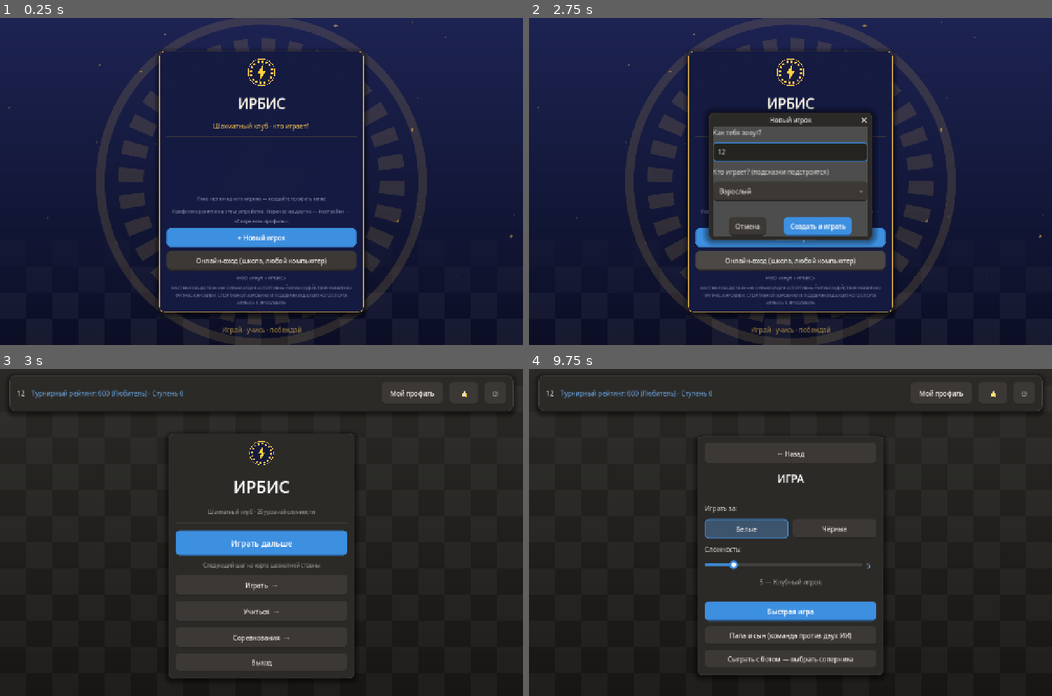
Above: before the commit, frames 1-4 (two rows, left to right).
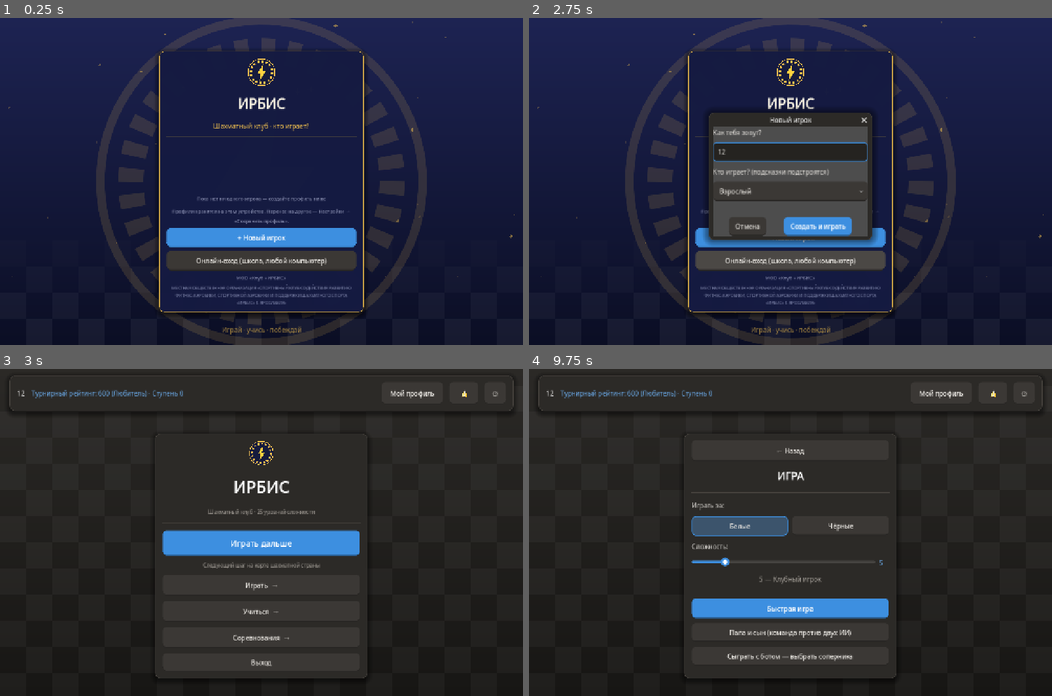
Above: after the commit, the same moments.

Repository: gish4ik1985-crypto/chess-off
Game: Godot game, scene res://scenes/Login.tscn
Same seed, same stepped clock (60 frames per second), same inputs: the game is played once before the commit and once after it.
Inputs (mouse positions are in pixels of both pictures, inside the frame that each line leads up to):
- Up to frame 1 (0.25 s): no input
- Up to frame 2 (2.75 s): click "+ Новый игрок" at 0.5 s; click (790, 152) at 1.27 s; type "12" at 1.35 s; click "Онлайн-вход (школа, любой ком…" at 2 s
- Up to frame 3 (3 s): click "Создать и играть" at 2.75 s
- Up to frame 4 (9.75 s): click "Играть дальше" at 3.5 s; click "← Назад" at 4.25 s; click "Играть дальше" at 5 s; click "▶" at 5.75 s; click "◀" at 6.5 s; click "▶" at 7.25 s; click "◀" at 8 s; click "← Назад" at 8.75 s; click "Играть →" at 9.5 s

Frames 1-2 are identical in both runs. In frame 3, 1.2% of the frame differs, in the area x 29-71%, y 20-95%; in frame 4, 4.6%.

Commit message:
ФИО при регистрации и в меню, панели меню одного размера, «Назад» справа сверху везде
Co-Authored-By: Claude Sonnet 5.5 <noreply@anthropic.com>

Diff:
--- a/scripts/Cloud.gd
+++ b/scripts/Cloud.gd
@@ -350,6 +350,7 @@
 		"cups": Profile.tournaments_won,
 		"age": Profile.age_group,
 		"avatar": Profile.avatar,
+		"name": Profile.full_name if Profile.public_details else "",
 		"hidden": not Profile.public_visible,
 		"city": Profile.city if Profile.public_details else "",
 		"about": Profile.about if Profile.public_details else "",
@@ -369,7 +370,7 @@
 	if not res.ok:
 		# правила базы ещё старые (без новых полей анкеты) — отправляем короткую карточку
 		var basic := public_card()
-		for k in ["avatar", "hidden", "city", "about", "rank", "key"]:
+		for k in ["avatar", "hidden", "city", "about", "rank", "key", "name"]:
 			basic.erase(k)
 		res = await set_doc("players/" + uid, basic)
 	if res.ok:
--- a/scripts/Global.gd
+++ b/scripts/Global.gd
@@ -131,14 +131,19 @@
 			menu_panel = String(t.panel)
 	get_tree().change_scene_to_file(scene)
 
-# Кнопка «← Назад» в левом верхнем углу экрана — всегда на виду, даже если страница длинная и
+# Кнопка «← Назад» в правом верхнем углу экрана — всегда на виду, даже если страница длинная и
 # прокручена. Для экранов, где кнопка раньше лежала внизу списка (Настройки, Школа).
 func add_floating_back(screen: Control, on_press: Callable) -> Button:
 	var b := Button.new()
 	b.name = "BackButton" # по Esc нажимается так же, как обычная «Назад»
 	b.text = "← Назад"
 	b.custom_minimum_size = Vector2(140, 48)
-	b.position = Vector2(16, 12)
+	b.set_anchors_preset(Control.PRESET_TOP_RIGHT)
+	b.offset_left = -156.0
+	b.offset_right = -16.0
+	b.offset_top = 12.0
+	b.offset_bottom = 60.0
+	b.grow_horizontal = Control.GROW_DIRECTION_BEGIN
 	b.z_index = 60
 	b.pressed.connect(on_press)
 	screen.add_child(b)
--- a/scripts/Login.gd
+++ b/scripts/Login.gd
@@ -342,6 +342,11 @@
 	reg_box.add_theme_constant_override("separation", 8)
 	reg_box.visible = false
 	box.add_child(reg_box)
+	var fio_edit := LineEdit.new()
+	fio_edit.placeholder_text = "ФИО: фамилия, имя, отчество"
+	fio_edit.max_length = 60
+	fio_edit.custom_minimum_size = Vector2(0, 44)
+	reg_box.add_child(fio_edit)
 	var nick_edit := LineEdit.new()
 	nick_edit.placeholder_text = "Ник в школе (2–24 символа, будет виден всем)"
 	nick_edit.max_length = 24
@@ -414,13 +419,16 @@
 			btn_login.visible = false
 			btn_reg.text = "Сохранить ник"
 			busy.call(false)
-			status.text = "Аккаунт найден. Осталось придумать ник — он будет виден всем в школе."
-			nick_edit.grab_focus()
+			status.text = "Аккаунт найден. Осталось указать ФИО и придумать ник — ник будет виден всем в школе."
+			fio_edit.grab_focus()
 			return
 		await _finish_online_login(Cloud.nick, false, "", status)
 
 	var do_register := func():
 		if state.needs_nick:
+			if fio_edit.text.strip_edges().length() < 3:
+				status.text = "Впишите ФИО — так вас будут видеть в игре."
+				return
 			if not Cloud.valid_nick(nick_edit.text):
 				status.text = "Ник — от 2 до 24 символов."
 				return
@@ -431,14 +439,14 @@
 				status.text = String(claim.error)
 				busy.call(false)
 				return
-			await _finish_online_login(Cloud.nick, true, AGE_GROUPS[ages.selected][0], status)
+			await _finish_online_login(Cloud.nick, true, AGE_GROUPS[ages.selected][0], status, fio_edit.text.strip_edges())
 			return
 		if not reg_box.visible:
 			# первое нажатие открывает поля ника; второе — создаёт аккаунт
 			reg_box.visible = true
 			btn_login.visible = false
-			status.text = "Придумайте ник и нажмите «Создать аккаунт» ещё раз."
-			nick_edit.grab_focus()
+			status.text = "Впишите ФИО, придумайте ник и нажмите «Создать аккаунт» ещё раз."
+			fio_edit.grab_focus()
 			return
 		var mail := mail_edit.text.strip_edges()
 		if not Cloud.valid_email(mail):
@@ -446,6 +454,9 @@
 			return
 		if pass_edit.text.length() < 6:
 			status.text = "Пароль — минимум 6 символов."
+			return
+		if fio_edit.text.strip_edges().length() < 3:
+			status.text = "Впишите ФИО — так вас будут видеть в игре."
 			return
 		if not Cloud.valid_nick(nick_edit.text):
 			status.text = "Ник — от 2 до 24 символов."
@@ -457,7 +468,7 @@
 			status.text = String(res.error)
 			busy.call(false)
 			return
-		await _finish_online_login(Cloud.nick, true, AGE_GROUPS[ages.selected][0], status)
+		await _finish_online_login(Cloud.nick, true, AGE_GROUPS[ages.selected][0], status, fio_edit.text.strip_edges())
 
 	btn_login.pressed.connect(func(): do_login.call())
 	btn_reg.pressed.connect(func(): do_register.call())
@@ -484,7 +495,7 @@
 	mail_edit.grab_focus()
 
 # После успешного входа: решаем, чей профиль новее — локальный или облачный — и переходим в меню.
-func _finish_online_login(nm: String, registered: bool, age: String, status: Label) -> void:
+func _finish_online_login(nm: String, registered: bool, age: String, status: Label, full_name: String = "") -> void:
 	var key := Profile.sanitize_key(nm)
 	var existed_local := Profile.user_exists(nm)
 	if not registered:
@@ -499,6 +510,9 @@
 	if not existed_local:
 		Profile.age_group = age
 		Profile.save_profile()
+	if full_name != "":
+		Profile.full_name = full_name
+		Profile.save_profile()
 	status.text = "Сохраняю в облако…"
 	await Cloud.push_profile()
 	get_tree().change_scene_to_file("res://scenes/Menu.tscn")
--- a/scripts/Menu.gd
+++ b/scripts/Menu.gd
@@ -74,6 +74,51 @@
 		"play": _show_panel(play_panel)
 		"train": _show_panel(train_panel)
 		"tourney": _show_panel(tourney_panel)
+	_equalize_panels.call_deferred()
+	_ask_full_name_if_needed.call_deferred()
+
+# Все четыре панели (главная и три раздела) одного размера — при переходах рамка не «прыгает»,
+# а «Назад» в подменю всегда на одном и том же месте.
+func _equalize_panels() -> void:
+	await get_tree().process_frame
+	var panels := [main_panel, play_panel, train_panel, tourney_panel]
+	var need := Vector2.ZERO
+	for p in panels:
+		var m: Vector2 = (p as Control).get_combined_minimum_size()
+		need = Vector2(maxf(need.x, m.x), maxf(need.y, m.y))
+	need.y = minf(need.y, get_viewport_rect().size.y - 140.0)
+	for p in panels:
+		(p as Control).custom_minimum_size = need
+
+# После онлайн-входа без ФИО (старые аккаунты) один раз за сеанс просим его вписать.
+static var _fio_asked := false
+
+func _ask_full_name_if_needed() -> void:
+	if _fio_asked or Profile.full_name.strip_edges() != "" or not (Cloud.enabled and Cloud.signed_in):
+		return
+	_fio_asked = true
+	var dlg := ConfirmationDialog.new()
+	dlg.title = "Как вас зовут?"
+	dlg.dialog_text = "Впишите ФИО — оно будет показано в игре вместо ника."
+	dlg.ok_button_text = "Сохранить"
+	dlg.cancel_button_text = "Позже"
+	var edit := LineEdit.new()
+	edit.placeholder_text = "Фамилия Имя Отчество"
+	edit.max_length = 60
+	dlg.add_child(edit)
+	dlg.register_text_enter(edit)
+	dlg.confirmed.connect(func():
+		var t := edit.text.strip_edges()
+		if t.length() >= 3:
+			Profile.full_name = t
+			Profile.save_profile()
+			_update_profile_bar()
+			Cloud.push_profile())
+	dlg.canceled.connect(dlg.queue_free)
+	dlg.confirmed.connect(dlg.queue_free)
+	add_child(dlg)
+	dlg.popup_centered(Vector2i(460, 150))
+	edit.grab_focus()
 
 # Низкий экран (телефон в альбомной ориентации): верхняя панель ужимается до одной строки,
 # а меню получает освободившееся место, чтобы панели не налезали друг на друга.
@@ -382,7 +427,7 @@
 	_show_panel(main_panel)
 
 func _update_profile_bar() -> void:
-	user_label.text = (Profile.avatar + " " if Profile.avatar != "" else "") + (Profile.call_name if Profile.call_name != "" else Profile.display_name)
+	user_label.text = (Profile.avatar + " " if Profile.avatar != "" else "") + Profile.shown_name()
 	rating_label.text = "Турнирный рейтинг: %d (%s) · Ступень %d" % [round(Profile.tournament_rating), Profile.rating_title(), Profile.clean_step()]
 	rating_label.tooltip_text = "Турнирный рейтинг растёт от турниров. Ступень — сильнейший уровень компьютера, побеждённый без помощи."
 	rating_label.mouse_filter = Control.MOUSE_FILTER_STOP
--- a/scripts/Players.gd
+++ b/scripts/Players.gd
@@ -106,7 +106,9 @@
 	name_box.add_child(nm)
 	var sub := Label.new()
 	sub.text = "%s · партий: %d · кубков: %d" % [d.get("title", ""), int(d.get("games", 0)), int(d.get("cups", 0))]
-	var extra := String(d.get("city", ""))
+	var extra := String(d.get("name", ""))
+	if String(d.get("city", "")) != "":
+		extra += (" · " if extra != "" else "") + String(d.get("city", ""))
 	if String(d.get("about", "")) != "":
 		extra += (" · " if extra != "" else "") + String(d.get("about", ""))
 	if extra != "":
--- a/scripts/Profile.gd
+++ b/scripts/Profile.gd
@@ -57,6 +57,7 @@
 var display_name: String = ""
 var age_group: String = "" # "kid" / "teen" / "adult" / "" — для подбора подсказок и тона обучения
 # Личная информация (вкладка «Обо мне» в профиле)
+var full_name: String = "" # ФИО — показывается в меню и профиле вместо ника
 var avatar: String = ""
 var call_name: String = ""
 var city: String = ""
@@ -269,6 +270,14 @@
 # Switches the active user, saving the previously active one first (unless
 # save_current is false, e.g. on first app launch when nothing is loaded yet).
 # Creates a fresh profile automatically if this user has never played before.
+# Как показывать игрока людям: ФИО, иначе «как обращаться», иначе ник.
+func shown_name() -> String:
+	if full_name.strip_edges() != "":
+		return full_name.strip_edges()
+	if call_name.strip_edges() != "":
+		return call_name.strip_edges()
+	return display_name
+
 func switch_user(name: String, save_current: bool = true) -> void:
 	if save_current and current_user != "":
 		save_profile()
@@ -282,6 +291,7 @@
 
 func _reset_defaults() -> void:
 	age_group = ""
+	full_name = ""
 	avatar = ""
 	call_name = ""
 	city = ""
@@ -1548,6 +1558,7 @@
 	var cfg = ConfigFile.new()
 	cfg.set_value("meta", "display_name", display_name)
 	cfg.set_value("meta", "age_group", age_group)
+	cfg.set_value("about", "full_name", full_name)
 	cfg.set_value("about", "avatar", avatar)
 	cfg.set_value("about", "call_name", call_name)
 	cfg.set_value("about", "city", city)
@@ -1673,6 +1684,7 @@
 		push_warning("Профиль повреждён, восстановлен из .bak: " + path)
 	display_name = cfg.get_value("meta", "display_name", display_name)
 	age_group = cfg.get_value("meta", "age_group", "")
+	full_name = String(cfg.get_value("about", "full_name", ""))
 	avatar = String(cfg.get_value("about", "avatar", ""))
 	call_name = String(cfg.get_value("about", "call_name", ""))
 	city = String(cfg.get_value("about", "city", ""))
--- a/scripts/ProfileForm.gd
+++ b/scripts/ProfileForm.gd
@@ -13,6 +13,7 @@
 var _avatar := ""
 var _avatar_buttons: Dictionary = {}
 var _avatar_big: Label
+var _fio: LineEdit
 var _call: LineEdit
 var _age: OptionButton
 var _city: LineEdit
@@ -73,9 +74,14 @@
 	card_col.size_flags_horizontal = Control.SIZE_EXPAND_FILL
 	card_row.add_child(card_col)
 	var nick := Label.new()
-	nick.text = Profile.display_name
+	nick.text = Profile.shown_name()
 	nick.add_theme_font_size_override("font_size", 24)
 	card_col.add_child(nick)
+	if Profile.shown_name() != Profile.display_name:
+		var nk := Label.new()
+		nk.text = "Ник: %s" % Profile.display_name
+		nk.add_theme_font_size_override("font_size", 13)
+		card_col.add_child(nk)
 	var acc := Label.new()
 	acc.autowrap_mode = TextServer.AUTOWRAP_WORD_SMART
 	acc.add_theme_font_size_override("font_size", 12)
@@ -109,6 +115,7 @@
 
 	# личное
 	col.add_child(_section("О вас"))
+	_fio = _line(col, "ФИО", Profile.full_name, "Фамилия Имя Отчество", 60)
 	_call = _line(col, "Как к вам обращаться", Profile.call_name, "Например: Саша", 24)
 	_age = _option(col, "Возрастная группа", AGE_GROUPS.map(func(g): return g[1]), _age_index())
 	_city = _line(col, "Город", Profile.city, "Ярославль", 30)
@@ -126,7 +133,7 @@
 	_visible_chk.button_pressed = Profile.public_visible
 	col.add_child(_visible_chk)
 	_details_chk = CheckButton.new()
-	_details_chk.text = "Показывать другим мой город и «пару слов о себе»"
+	_details_chk.text = "Показывать другим моё ФИО, город и «пару слов о себе»"
 	_details_chk.button_pressed = Profile.public_details
 	col.add_child(_details_chk)
 	var priv := Label.new()
@@ -208,6 +215,7 @@
 func _on_save() -> void:
 	_save_btn.disabled = true
 	Profile.avatar = _avatar
+	Profile.full_name = _fio.text.strip_edges()
 	Profile.call_name = _call.text.strip_edges()
 	Profile.age_group = AGE_GROUPS[_age.selected][0]
 	Profile.city = _city.text.strip_edges()
Not shown, changed: docs/index.html
Not shown, changed: docs/index.pck
Not shown, changed: docs/index.service.worker.js
Not shown, changed: firebase/firestore.rules
